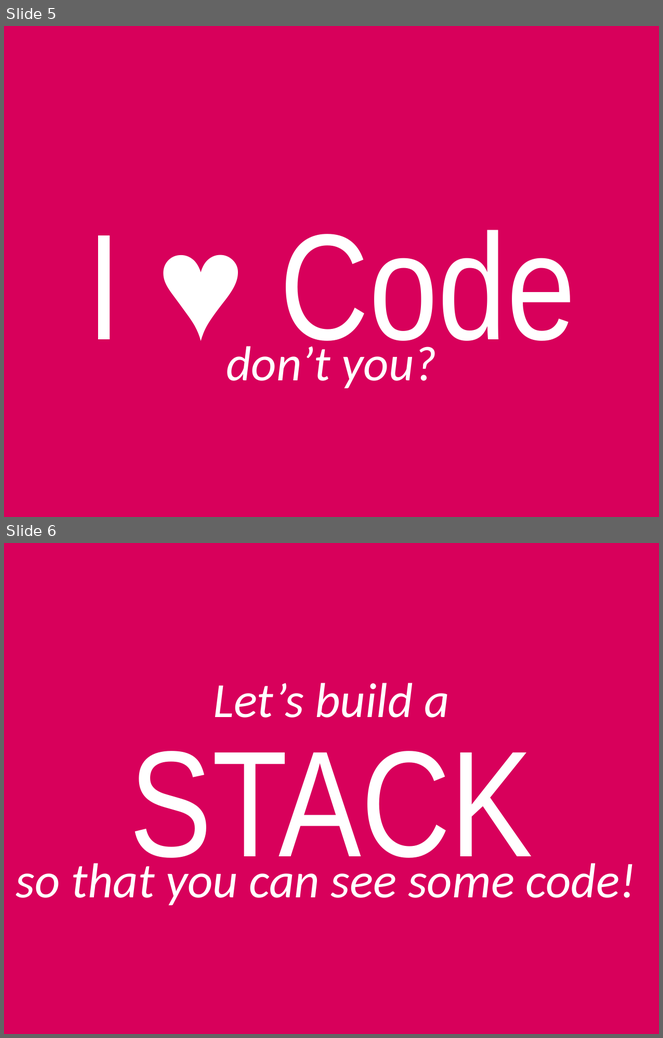
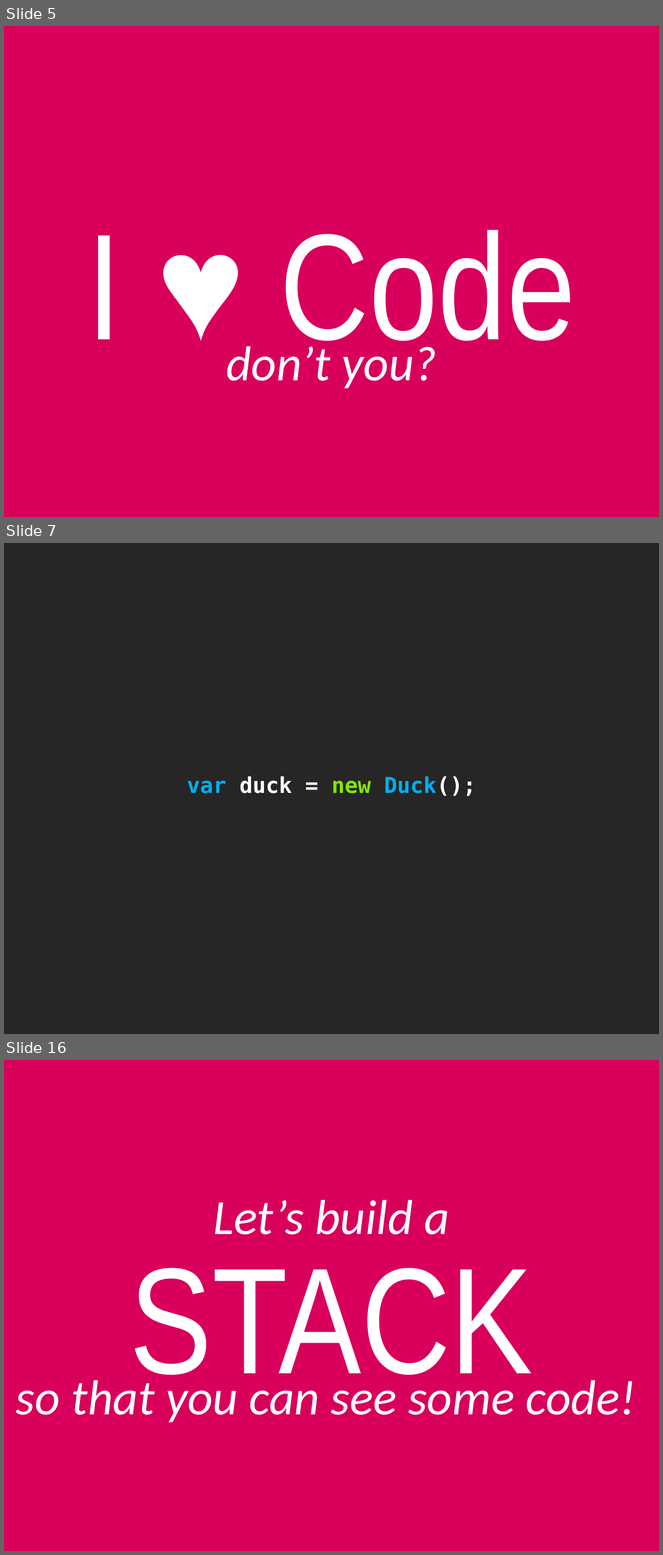
Before and after one commit to cessor/empathiccode, a slide deck: Python-BatteriesIncluded.pptx. Shown one above the other, each under a label of ours: slides 5 and 6 before the commit, slides 5, 7 and 16 after it; the slides between them are not shown. The pictures are 663x1038 and 663x1555 pixels, drawn with LibreOffice and Linux fonts; fonts in the diff are those of the drawing. Boxes give left, top, right and bottom in pixels: in the first picture for what was removed or moved away, otherwise in the second. Text is boxed around its words. In the diff, an @@ line names an element or a change of style, - is before the commit and + after.

```diff
--- a/Python-BatteriesIncluded.pptx
+++ b/Python-BatteriesIncluded.pptx
@@ slide 7 added at bbox=[4, 543, 659, 1034], background #262626 @@
@@ text added at bbox=[187, 776, 476, 796], 24 pt, text #FFFFFF, bold @@
+var duck = new Duck();
@@ what was slide 6 is now slide 16 @@
```
Also in this commit, not shown: 9 other slides added, 9 other files.
